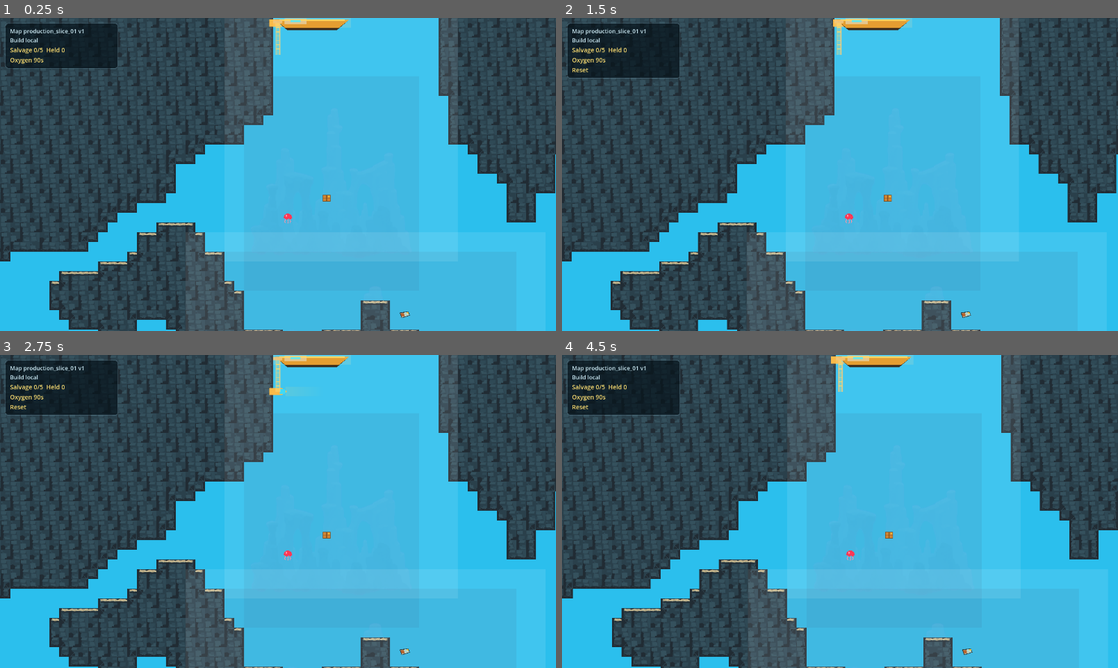
Above: before the commit, frames 1-4 (two rows, left to right).
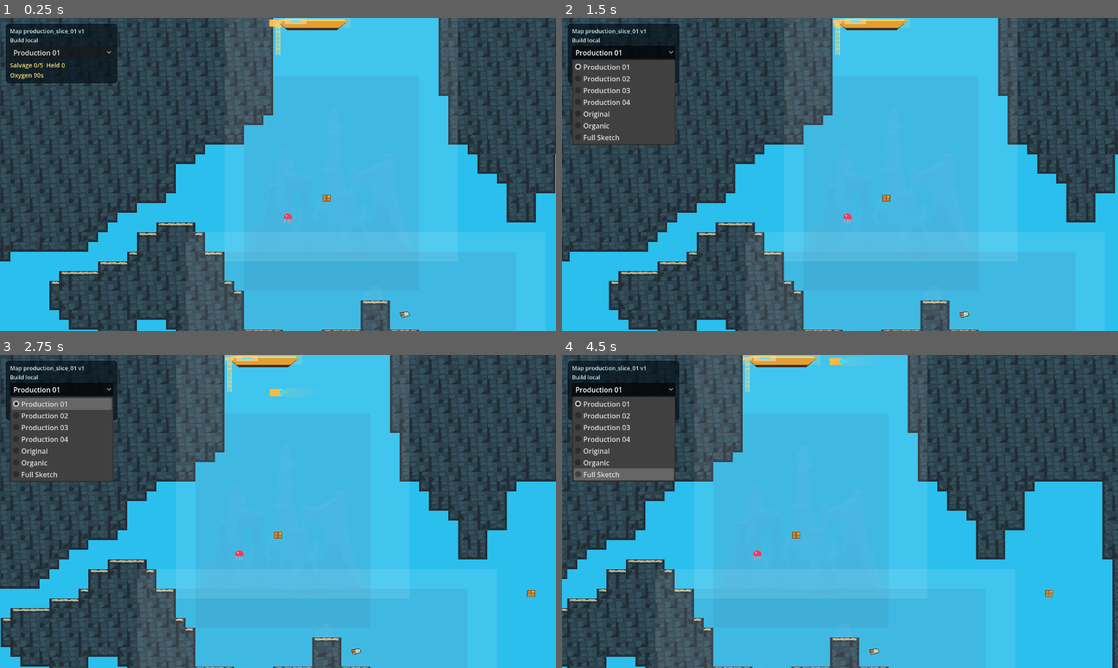
Above: after the commit, the same moments.

Repository: joeypshell/oceangame2
Game: Godot game, scene res://scenes/main/Main.tscn
Two runs of this game, one before a commit and one after it. Both use one fixed random seed, a clock stepped at 60 frames per second and the inputs below.
Inputs (mouse positions are in pixels of both pictures, inside the frame that each line leads up to):
- Up to frame 1 (0.25 s): no input
- Up to frame 2 (1.5 s): click (623, 52) at 0.5 s, where only the run after the commit has a clickable "Production 01"; tap Enter at 1.25 s; hold Right (ui_right) from 1.28 s (still down); tap R at 1.35 s
- Up to frame 3 (2.75 s): release Right (ui_right) at 2.03 s; hold Down (ui_down) from 2.03 s (still down); tap R at 2.1 s
- Up to frame 4 (4.5 s): release Down (ui_down) at 2.78 s; hold Right (ui_right) 2.78-3.53 s; tap R at 2.85, 3.6, 4.35 s; hold Up (ui_up) 3.53-4.28 s; hold Left (ui_left) from 4.28 s (still down)

The runs differ from the first frame. In frame 1, 1.1% of the frame differs, in the area x 1-22%, y 9-21%; in frame 2, 7.9%; in frame 3, 27%; in frame 4, 46%, in the area x 0-100%, y 0-100%.

Commit message:
Add local review map selector

Diff:
--- a/scripts/main/main.gd
+++ b/scripts/main/main.gd
@@ -33,11 +33,24 @@
 const HAZARD_FEEDBACK_SECONDS := 0.45
 const OXYGEN_MAX_SECONDS := 90.0
 const OXYGEN_REFILL_SECONDS_PER_SECOND := 25.0
+const REVIEW_MAP_OPTIONS := [
+	{"label": "Production 01", "path": PRODUCTION_SLICE_MAP_PATH},
+	{"label": "Production 02", "path": PRODUCTION_SLICE_02_MAP_PATH},
+	{"label": "Production 03", "path": PRODUCTION_SLICE_03_MAP_PATH},
+	{"label": "Production 04", "path": PRODUCTION_SLICE_04_MAP_PATH},
+	{"label": "Original", "path": ORIGINAL_MAP_PATH},
+	{"label": "Organic", "path": ORGANIC_MAP_PATH},
+	{"label": "Full Sketch", "path": FULL_SKETCH_MAP_PATH},
+]
 
 var _world
 var _player
+var _review_canvas: CanvasLayer
 var _review_label: Label
 var _status_label: Label
+var _map_selector: OptionButton
+var _map_selector_enabled := false
+var _debug_overlay_enabled := false
 var _held_salvage := 0
 var _banked_salvage := 0
 var _total_salvage := 0
@@ -71,67 +84,165 @@
 	var smoke_production_slice_02_route := _has_arg(user_args, engine_args, "--smoke-production-slice-02-route")
 	var smoke_production_slice_03_route := _has_arg(user_args, engine_args, "--smoke-production-slice-03-route")
 	var smoke_production_slice_04_route := _has_arg(user_args, engine_args, "--smoke-production-slice-04-route")
+	var smoke_map_selector := _has_arg(user_args, engine_args, "--smoke-map-selector")
 	var smoke_hazard_interaction := _has_arg(user_args, engine_args, "--smoke-hazard-interaction")
 	var smoke_oxygen_pressure := _has_arg(user_args, engine_args, "--smoke-oxygen-pressure")
 	var requested_map_path := _arg_value(user_args, engine_args, "--map-path")
 	var parity_output_path := _arg_value(user_args, engine_args, "--parity-output")
 
-	var world := WORLD_SCENE.instantiate()
-	_world = world
+	var selected_map_path := DEFAULT_MAP_PATH
 	if capture_original_map:
-		world.map_path = ORIGINAL_MAP_PATH
+		selected_map_path = ORIGINAL_MAP_PATH
 	elif capture_tileset_test:
-		world.map_path = TILESET_TEST_MAP_PATH
+		selected_map_path = TILESET_TEST_MAP_PATH
 	elif capture_organic_map:
-		world.map_path = ORGANIC_MAP_PATH
+		selected_map_path = ORGANIC_MAP_PATH
 	elif capture_full_sketch_map:
-		world.map_path = FULL_SKETCH_MAP_PATH
+		selected_map_path = FULL_SKETCH_MAP_PATH
 	elif capture_production_slice_map:
-		world.map_path = PRODUCTION_SLICE_MAP_PATH
+		selected_map_path = PRODUCTION_SLICE_MAP_PATH
 	elif capture_production_slice_debug_map:
-		world.map_path = PRODUCTION_SLICE_MAP_PATH
+		selected_map_path = PRODUCTION_SLICE_MAP_PATH
 	elif capture_production_slice_02_map:
-		world.map_path = PRODUCTION_SLICE_02_MAP_PATH
+		selected_map_path = PRODUCTION_SLICE_02_MAP_PATH
 	elif capture_production_slice_02_debug_map:
-		world.map_path = PRODUCTION_SLICE_02_MAP_PATH
+		selected_map_path = PRODUCTION_SLICE_02_MAP_PATH
 	elif capture_production_slice_03_map:
-		world.map_path = PRODUCTION_SLICE_03_MAP_PATH
+		selected_map_path = PRODUCTION_SLICE_03_MAP_PATH
 	elif capture_production_slice_03_debug_map:
-		world.map_path = PRODUCTION_SLICE_03_MAP_PATH
+		selected_map_path = PRODUCTION_SLICE_03_MAP_PATH
 	elif capture_production_slice_04_map:
-		world.map_path = PRODUCTION_SLICE_04_MAP_PATH
+		selected_map_path = PRODUCTION_SLICE_04_MAP_PATH
 	elif capture_production_slice_04_debug_map:
-		world.map_path = PRODUCTION_SLICE_04_MAP_PATH
+		selected_map_path = PRODUCTION_SLICE_04_MAP_PATH
 	elif smoke_production_slice_route:
-		world.map_path = PRODUCTION_SLICE_MAP_PATH
+		selected_map_path = PRODUCTION_SLICE_MAP_PATH
 	elif smoke_production_slice_02_route:
-		world.map_path = PRODUCTION_SLICE_02_MAP_PATH
+		selected_map_path = PRODUCTION_SLICE_02_MAP_PATH
 	elif smoke_production_slice_03_route:
-		world.map_path = PRODUCTION_SLICE_03_MAP_PATH
+		selected_map_path = PRODUCTION_SLICE_03_MAP_PATH
 	elif smoke_production_slice_04_route:
-		world.map_path = PRODUCTION_SLICE_04_MAP_PATH
+		selected_map_path = PRODUCTION_SLICE_04_MAP_PATH
 	elif smoke_hazard_interaction:
-		world.map_path = PRODUCTION_SLICE_MAP_PATH
+		selected_map_path = PRODUCTION_SLICE_MAP_PATH
 	elif smoke_oxygen_pressure:
-		world.map_path = PRODUCTION_SLICE_MAP_PATH
+		selected_map_path = PRODUCTION_SLICE_MAP_PATH
 	elif not requested_map_path.is_empty():
-		world.map_path = requested_map_path
-	else:
-		world.map_path = DEFAULT_MAP_PATH
-	world.show_debug_overlay = (
+		selected_map_path = requested_map_path
+
+	_debug_overlay_enabled = (
 		_has_arg(user_args, engine_args, "--show-debug-overlay")
 		or capture_production_slice_debug_map
 		or capture_production_slice_02_debug_map
 		or capture_production_slice_03_debug_map
 		or capture_production_slice_04_debug_map
 	)
+	var automated_review := (
+		check_map_parity
+		or capture_original_map
+		or capture_tileset_test
+		or capture_organic_map
+		or capture_full_sketch_map
+		or capture_production_slice_map
+		or capture_production_slice_debug_map
+		or capture_production_slice_02_map
+		or capture_production_slice_02_debug_map
+		or capture_production_slice_03_map
+		or capture_production_slice_03_debug_map
+		or capture_production_slice_04_map
+		or capture_production_slice_04_debug_map
+		or smoke_salvage_loop
+		or smoke_production_slice_route
+		or smoke_production_slice_02_route
+		or smoke_production_slice_03_route
+		or smoke_production_slice_04_route
+		or smoke_map_selector
+		or smoke_hazard_interaction
+		or smoke_oxygen_pressure
+		or _has_arg(user_args, engine_args, "--capture-greybox-screenshot")
+		or _has_arg(user_args, engine_args, "--capture-camera-tests")
+	)
+	_map_selector_enabled = (not automated_review) and _review_map_selector_allowed(user_args, engine_args)
+
+	if check_map_parity:
+		var world := _create_world(selected_map_path, _debug_overlay_enabled)
+		_write_parity_report_and_quit(world, parity_output_path)
+		return
+
+	_load_playable_map(selected_map_path, _debug_overlay_enabled)
+
+	if smoke_salvage_loop:
+		_smoke_salvage_loop_and_quit()
+		return
+	if smoke_production_slice_route:
+		await _smoke_salvage_route_and_quit("production_slice_01", "boat extraction")
+		return
+	if smoke_production_slice_02_route:
+		await _smoke_salvage_route_and_quit("production_slice_02", "relay extraction")
+		return
+	if smoke_production_slice_03_route:
+		await _smoke_salvage_route_and_quit("production_slice_03", "relay extraction")
+		return
+	if smoke_production_slice_04_route:
+		await _smoke_salvage_route_and_quit("production_slice_04", "relay extraction")
+		return
+	if smoke_map_selector:
+		_smoke_map_selector_and_quit()
+		return
+	if smoke_hazard_interaction:
+		_smoke_hazard_interaction_and_quit()
+		return
+	if smoke_oxygen_pressure:
+		_smoke_oxygen_pressure_and_quit()
+		return
+
+	if _has_arg(user_args, engine_args, "--capture-greybox-screenshot"):
+		_capture_screenshot_and_quit()
+	elif _has_arg(user_args, engine_args, "--capture-camera-tests"):
+		_capture_camera_tests_and_quit(_world, CAMERA_TEST_CAPTURE_DIR)
+	elif capture_original_map:
+		_capture_camera_tests_and_quit(_world, ORIGINAL_CAPTURE_DIR)
+	elif capture_tileset_test:
+		_capture_camera_tests_and_quit(_world, TILESET_TEST_CAPTURE_DIR)
+	elif capture_organic_map:
+		_capture_camera_tests_and_quit(_world, ORGANIC_CAPTURE_DIR)
+	elif capture_full_sketch_map:
+		_capture_camera_tests_and_quit(_world, FULL_SKETCH_CAPTURE_DIR)
+	elif capture_production_slice_map:
+		_capture_camera_tests_and_quit(_world, PRODUCTION_SLICE_CAPTURE_DIR)
+	elif capture_production_slice_debug_map:
+		_capture_camera_tests_and_quit(_world, PRODUCTION_SLICE_DEBUG_CAPTURE_DIR)
+	elif capture_production_slice_02_map:
+		_capture_camera_tests_and_quit(_world, PRODUCTION_SLICE_02_CAPTURE_DIR)
+	elif capture_production_slice_02_debug_map:
+		_capture_camera_tests_and_quit(_world, PRODUCTION_SLICE_02_DEBUG_CAPTURE_DIR)
+	elif capture_production_slice_03_map:
+		_capture_camera_tests_and_quit(_world, PRODUCTION_SLICE_03_CAPTURE_DIR)
+	elif capture_production_slice_03_debug_map:
+		_capture_camera_tests_and_quit(_world, PRODUCTION_SLICE_03_DEBUG_CAPTURE_DIR)
+	elif capture_production_slice_04_map:
+		_capture_camera_tests_and_quit(_world, PRODUCTION_SLICE_04_CAPTURE_DIR)
+	elif capture_production_slice_04_debug_map:
+		_capture_camera_tests_and_quit(_world, PRODUCTION_SLICE_04_DEBUG_CAPTURE_DIR)
+
+
+func _review_map_selector_allowed(user_args: PackedStringArray, engine_args: PackedStringArray) -> bool:
+	return OS.has_feature("editor") or _has_arg(user_args, engine_args, "--review-map-selector")
+
+
+func _create_world(map_path: String, show_debug_overlay: bool) -> Node:
+	var world := WORLD_SCENE.instantiate()
+	_world = world
+	world.map_path = map_path
+	world.show_debug_overlay = show_debug_overlay
 	add_child(world)
 	world.load_greybox()
-
-	if check_map_parity:
-		_write_parity_report_and_quit(world, parity_output_path)
-		return
-
+	return world
+
+
+func _load_playable_map(map_path: String, show_debug_overlay: bool) -> void:
+	_clear_loaded_review_nodes()
+	var world := _create_world(map_path, show_debug_overlay)
 	var player := PLAYER_SCENE.instantiate()
 	_player = player
 	player.position = world.spawn_position
@@ -142,60 +253,44 @@
 	if player.has_method("snap_camera"):
 		player.snap_camera()
 
+	_held_salvage = 0
+	_banked_salvage = 0
 	_total_salvage = world.get_total_salvage_count()
+	_held_salvage_ids = []
+	_hazard_cooldown_seconds = 0.0
+	_hazard_feedback_seconds = 0.0
+	_hazard_interactions_enabled = true
+	_oxygen_seconds = OXYGEN_MAX_SECONDS
+	_run_complete = false
+	_last_status_note = ""
 	_create_review_overlay(world)
 	_update_status_label()
 
-	if smoke_salvage_loop:
-		_smoke_salvage_loop_and_quit()
-		return
-	if smoke_production_slice_route:
-		await _smoke_salvage_route_and_quit("production_slice_01", "boat extraction")
-		return
-	if smoke_production_slice_02_route:
-		await _smoke_salvage_route_and_quit("production_slice_02", "relay extraction")
-		return
-	if smoke_production_slice_03_route:
-		await _smoke_salvage_route_and_quit("production_slice_03", "relay extraction")
-		return
-	if smoke_production_slice_04_route:
-		await _smoke_salvage_route_and_quit("production_slice_04", "relay extraction")
-		return
-	if smoke_hazard_interaction:
-		_smoke_hazard_interaction_and_quit()
-		return
-	if smoke_oxygen_pressure:
-		_smoke_oxygen_pressure_and_quit()
-		return
-
-	if _has_arg(user_args, engine_args, "--capture-greybox-screenshot"):
-		_capture_screenshot_and_quit()
-	elif _has_arg(user_args, engine_args, "--capture-camera-tests"):
-		_capture_camera_tests_and_quit(world, CAMERA_TEST_CAPTURE_DIR)
-	elif capture_original_map:
-		_capture_camera_tests_and_quit(world, ORIGINAL_CAPTURE_DIR)
-	elif capture_tileset_test:
-		_capture_camera_tests_and_quit(world, TILESET_TEST_CAPTURE_DIR)
-	elif capture_organic_map:
-		_capture_camera_tests_and_quit(world, ORGANIC_CAPTURE_DIR)
-	elif capture_full_sketch_map:
-		_capture_camera_tests_and_quit(world, FULL_SKETCH_CAPTURE_DIR)
-	elif capture_production_slice_map:
-		_capture_camera_tests_and_quit(world, PRODUCTION_SLICE_CAPTURE_DIR)
-	elif capture_production_slice_debug_map:
-		_capture_camera_tests_and_quit(world, PRODUCTION_SLICE_DEBUG_CAPTURE_DIR)
-	elif capture_production_slice_02_map:
-		_capture_camera_tests_and_quit(world, PRODUCTION_SLICE_02_CAPTURE_DIR)
-	elif capture_production_slice_02_debug_map:
-		_capture_camera_tests_and_quit(world, PRODUCTION_SLICE_02_DEBUG_CAPTURE_DIR)
-	elif capture_production_slice_03_map:
-		_capture_camera_tests_and_quit(world, PRODUCTION_SLICE_03_CAPTURE_DIR)
-	elif capture_production_slice_03_debug_map:
-		_capture_camera_tests_and_quit(world, PRODUCTION_SLICE_03_DEBUG_CAPTURE_DIR)
-	elif capture_production_slice_04_map:
-		_capture_camera_tests_and_quit(world, PRODUCTION_SLICE_04_CAPTURE_DIR)
-	elif capture_production_slice_04_debug_map:
-		_capture_camera_tests_and_quit(world, PRODUCTION_SLICE_04_DEBUG_CAPTURE_DIR)
+
+func _clear_loaded_review_nodes() -> void:
+	for node in [_review_canvas, _player, _world]:
+		if node == null or not is_instance_valid(node):
+			continue
+		if node.get_parent() != null:
+			node.get_parent().remove_child(node)
+		node.queue_free()
+	_review_canvas = null
+	_player = null
+	_world = null
+	_review_label = null
+	_status_label = null
+	_map_selector = null
+
+
+func _on_review_map_selected(index: int) -> void:
+	if _map_selector == null or index < 0:
+		return
+	var map_path := str(_map_selector.get_item_metadata(index))
+	if map_path.is_empty():
+		return
+	if _world != null and _world.map_path == map_path:
+		return
+	_load_playable_map(map_path, _debug_overlay_enabled)
 
 
 func _process(delta: float) -> void:
@@ -307,6 +402,23 @@
 		completed_total,
 		extraction_label,
 	])
+	get_tree().quit()
+
+
+func _smoke_map_selector_and_quit() -> void:
+	_load_playable_map(PRODUCTION_SLICE_03_MAP_PATH, false)
+	if _world.map_id != "production_slice_03":
+		push_error("Map selector smoke expected production_slice_03, loaded %s." % _world.map_id)
+		get_tree().quit(1)
+		return
+
+	_load_playable_map(PRODUCTION_SLICE_MAP_PATH, false)
+	if _world.map_id != "production_slice_01":
+		push_error("Map selector smoke expected production_slice_01, loaded %s." % _world.map_id)
+		get_tree().quit(1)
+		return
+
+	print("Map selector smoke passed: switched to production_slice_03 and back to production_slice_01.")
 	get_tree().quit()
 
 
@@ -527,6 +639,7 @@
 func _create_review_overlay(world: Node) -> void:
 	var canvas := CanvasLayer.new()
 	canvas.name = "ReviewOverlay"
+	_review_canvas = canvas
 	add_child(canvas)
 
 	var panel := PanelContainer.new()
@@ -558,6 +671,18 @@
 	_review_label.add_theme_font_size_override("font_size", 13)
 	_review_label.text = "Map %s\nBuild %s" % [world.get_map_label(), _build_label()]
 	stack.add_child(_review_label)
+
+	if _map_selector_enabled:
+		_map_selector = OptionButton.new()
+		_map_selector.name = "ReviewMapSelector"
+		for option in REVIEW_MAP_OPTIONS:
+			var index := _map_selector.item_count
+			_map_selector.add_item(str(option["label"]))
+			_map_selector.set_item_metadata(index, str(option["path"]))
+			if str(option["path"]) == world.map_path:
+				_map_selector.select(index)
+		_map_selector.item_selected.connect(_on_review_map_selected)
+		stack.add_child(_map_selector)
 
 	if world.show_debug_overlay:
 		var debug_label := Label.new()
Not shown, changed: .github/workflows/godot-smoke.yml
Not shown, changed: README.md
Not shown, changed: docs/current/PROJECT_CONTEXT.md
Not shown, changed: docs/current/TOOLING.md
